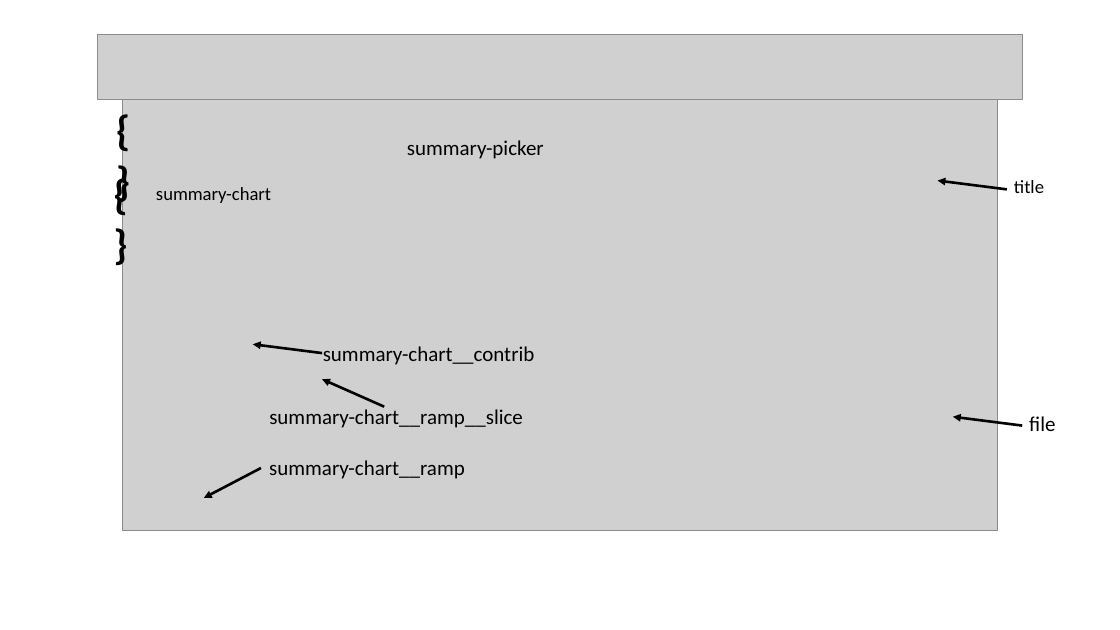
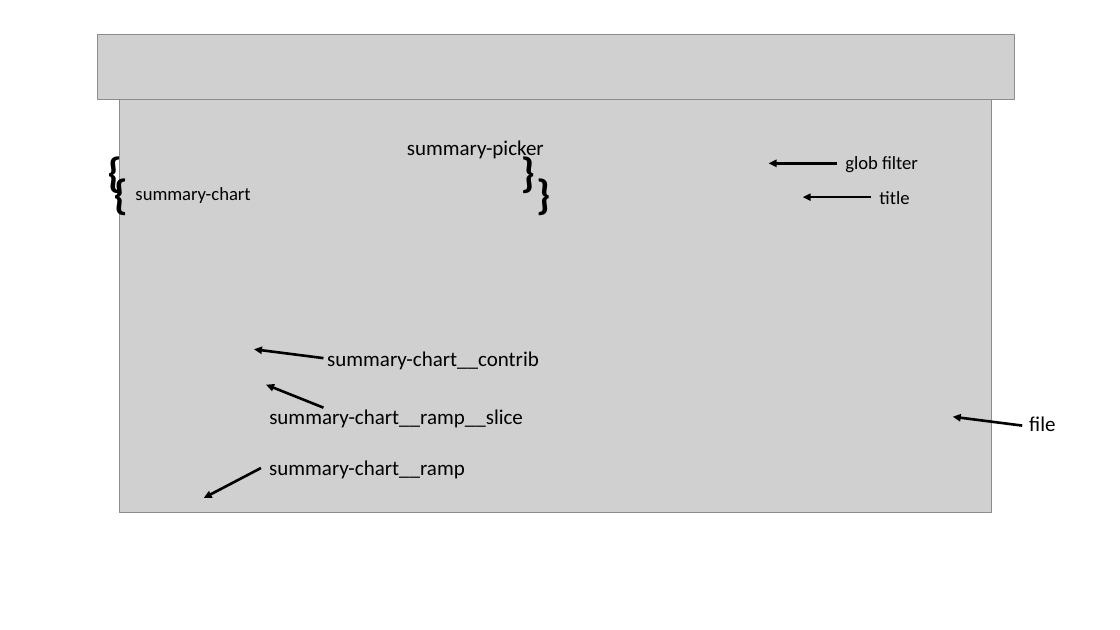
Before and after one commit to reposense/RepoSense, a slide deck: slide 1 of docs/diagrams/dashboard.pptx. Drawn at 1120x630 pixels with LibreOffice and Linux fonts; fonts in the diff are those of the drawing; grey boxes stand for pictures. Boxes give left, top, right and bottom in pixels: in the first picture for what was removed or moved away, otherwise in the second. Text is boxed around its words. In the diff, an @@ line names an element or a change of style, - is before the commit and + after.

```diff
--- a/docs/diagrams/dashboard.pptx
+++ b/docs/diagrams/dashboard.pptx
@@ picture: place and size @@
-picture at [97, 35, 1023, 100]
+picture at [97, 35, 1014, 100]
@@ picture: place and size @@
-picture at [122, 100, 998, 531]
+picture at [120, 83, 992, 513]
@@ text "{ }": place and size @@
-text "{ }" at [108, 100, 569, 160]
+text "{ }" at [99, 91, 560, 150]
@@ text "summary-chart": place and size @@
-text "summary-chart" at [156, 187, 271, 203]
+text "summary-chart" at [135, 187, 250, 203]
@@ arrow added from (838, 163) to (769, 163), #000000 2.25 pt @@
@@ text added at [845, 156, 918, 172], 16 pt, text #000000 @@
+glob filter
@@ arrow moved from (1007, 189) - (938, 181) to (871, 197) - (803, 197) @@
@@ text "title": place and size @@
-text "title" at [1014, 180, 1044, 193]
+text "title" at [879, 191, 909, 204]
@@ arrow moved from (322, 353) - (253, 344) to (323, 358) - (255, 350) @@
@@ text "summary-chart__contrib": place and size @@
-text "summary-chart__contrib" at [323, 346, 535, 365]
+text "summary-chart__contrib" at [327, 351, 539, 370]
@@ arrow moved from (384, 407) - (322, 379) to (323, 408) - (266, 385) @@
```
Also in this commit, not shown: 1 other file.
